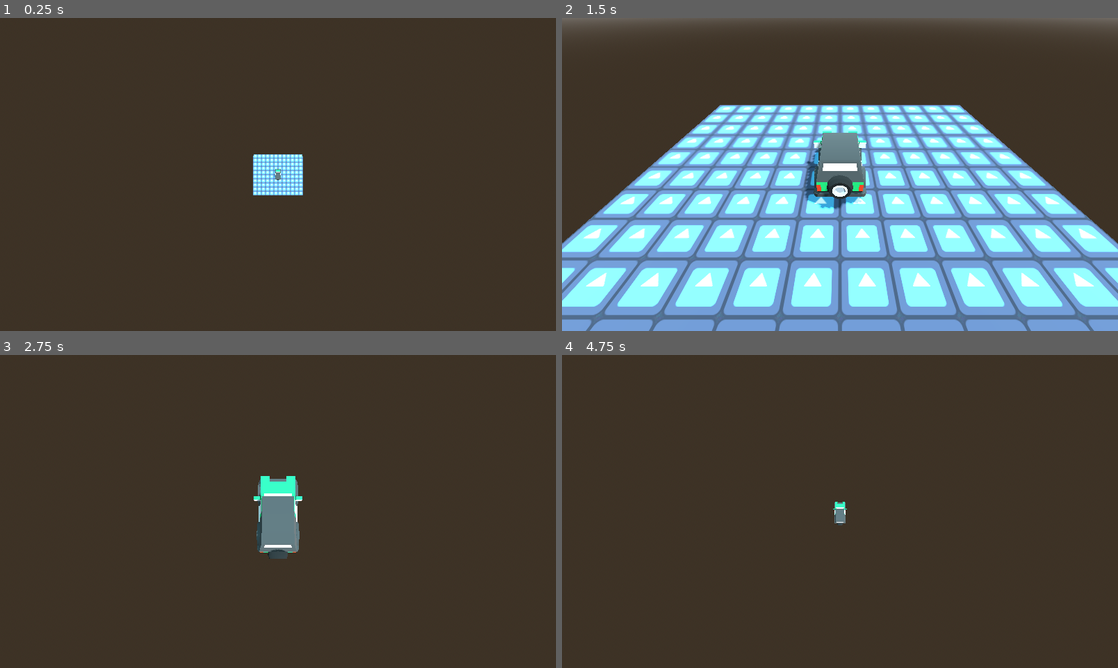
Above: before the commit, frames 1-4 (two rows, left to right).
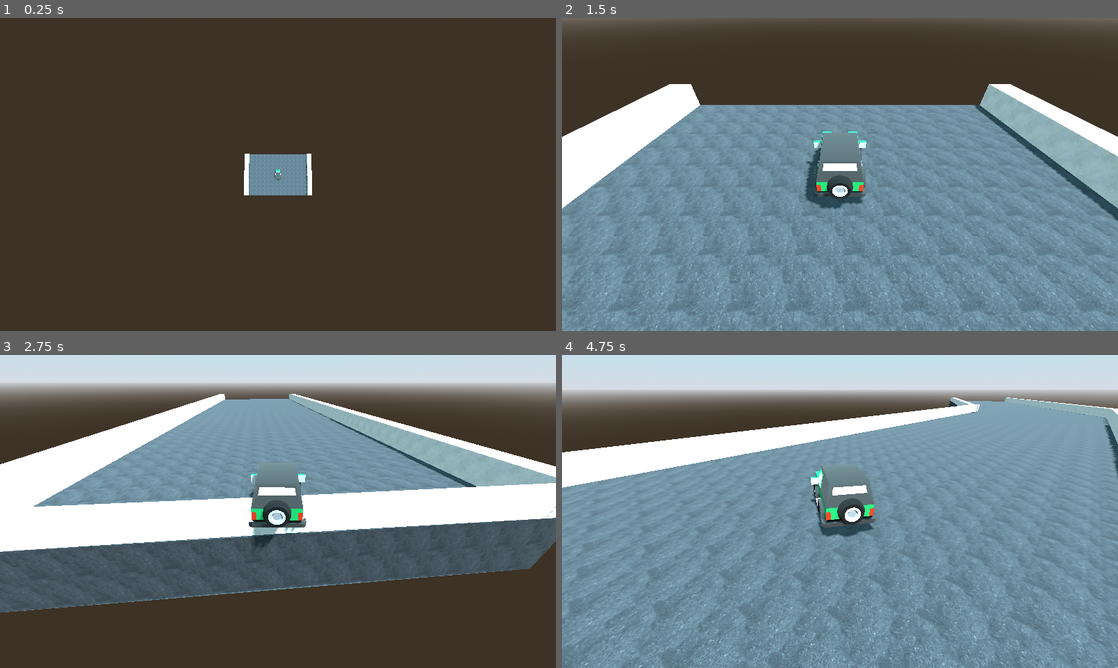
Above: after the commit, the same moments.

Repository: vachanbhogi/drive
Game: Godot game, scene res://world.tscn
Same seed, same stepped clock (60 frames per second), same inputs: the game is played once before the commit and once after it. The engine's default icon, where the game draws it, is replaced by a stand-in: a white triangle on a blue panel in a dark square.
Inputs:
- Up to frame 1 (0.25 s): no input
- Up to frame 2 (1.5 s): hold D (steer_right) 0.53-1.28 s; hold S (brake) from 1.28 s (still down)
- Up to frame 3 (2.75 s): release S (brake) at 2.03 s; hold D (steer_right) from 2.03 s (still down)
- Up to frame 4 (4.75 s): release D (steer_right) at 2.78 s; hold W (accelerate) 2.78-3.53 s; hold A (steer_left) from 3.53 s (still down)

The runs differ from the first frame. In frame 1, 1.6% of the frame differs, in the area x 43-57%, y 43-57%; in frame 2, 67%; in frame 3, 67%; in frame 4, 95%, in the area x 0-100%, y 0-100%.

Commit message:
improved road

Diff:
--- a/track.gd
+++ b/Track/track.gd
@@ -6,7 +6,7 @@
 
 func _ready():
 	add_child(timer)
-	timer.wait_time = 1.5
+	timer.wait_time = 1.75
 	timer.connect("timeout", Callable(self, "_on_Timer_timeout"))
 	timer.start()
 
--- /dev/null
+++ b/Track/track.tscn
@@ -0,0 +1,68 @@
+[gd_scene load_steps=6 format=3 uid="uid://o2sqn7rn6p28"]
+
+[ext_resource type="Script" path="res://Track/track.gd" id="1_axdhv"]
+[ext_resource type="Texture2D" uid="uid://bamplswrebe6s" path="res://assets/asphalt_road_3.jpg" id="2_6jju3"]
+[ext_resource type="Material" uid="uid://buh7sjy6kls2d" path="res://assets/pavement.tres" id="3_co62y"]
+
+[sub_resource type="Curve3D" id="Curve3D_5l4t4"]
+_data = {
+"points": PackedVector3Array(0, 0, 0, 0, 0, 0, 2.08165e-12, -2, -5, 0, 0, 0, 0, 0, 0, 2.08165e-12, -2, 5),
+"tilts": PackedFloat32Array(0, 0)
+}
+point_count = 2
+
+[sub_resource type="StandardMaterial3D" id="StandardMaterial3D_wsde5"]
+albedo_texture = ExtResource("2_6jju3")
+uv1_triplanar = true
+uv2_triplanar = true
+
+[node name="Track" type="Node"]
+
+[node name="Path" type="Path3D" parent="."]
+curve = SubResource("Curve3D_5l4t4")
+script = ExtResource("1_axdhv")
+
+[node name="CSGPolygon3D" type="CSGPolygon3D" parent="."]
+use_collision = true
+polygon = PackedVector2Array(-8, 2.08165e-12, 8, 2.08165e-12, 8, -2, -8, -2)
+mode = 2
+path_node = NodePath("../Path")
+path_interval_type = 0
+path_interval = 0.1
+path_simplify_angle = 0.0
+path_rotation = 2
+path_local = false
+path_continuous_u = true
+path_u_distance = 1.0
+path_joined = false
+material = SubResource("StandardMaterial3D_wsde5")
+
+[node name="Right" type="CSGPolygon3D" parent="."]
+use_collision = true
+polygon = PackedVector2Array(-8, 1, -7, 1, -7, 2.08165e-12, -8, 2.08165e-12)
+mode = 2
+path_node = NodePath("../Path")
+path_interval_type = 0
+path_interval = 0.1
+path_simplify_angle = 0.0
+path_rotation = 2
+path_local = false
+path_continuous_u = true
+path_u_distance = 1.0
+path_joined = false
+material = ExtResource("3_co62y")
+
+[node name="Left" type="CSGPolygon3D" parent="."]
+use_collision = true
+polygon = PackedVector2Array(7, 1, 8, 1, 8, 2.08165e-12, 7, 2.08165e-12)
+mode = 2
+path_node = NodePath("../Path")
+path_interval_type = 0
+path_interval = 0.1
+path_simplify_angle = 0.0
+path_rotation = 2
+path_local = false
+path_continuous_u = true
+path_u_distance = 1.0
+path_joined = false
+material = ExtResource("3_co62y")
--- /dev/null
+++ b/assets/pavement.tres
@@ -0,0 +1,8 @@
+[gd_resource type="StandardMaterial3D" load_steps=2 format=3 uid="uid://buh7sjy6kls2d"]
+
+[ext_resource type="Texture2D" uid="uid://u8cjfiadb6us" path="res://assets/pavement.jpg" id="1_lpmm0"]
+
+[resource]
+albedo_texture = ExtResource("1_lpmm0")
+uv1_triplanar = true
+uv2_triplanar = true
--- a/test.tscn
+++ b/test.tscn
@@ -1,6 +1,6 @@
 [gd_scene load_steps=10 format=3 uid="uid://cw80cmloja6fu"]
 
-[ext_resource type="Script" path="res://track.gd" id="1_f1m4q"]
+[ext_resource type="Script" path="res://Track/track.gd" id="1_f1m4q"]
 [ext_resource type="Material" uid="uid://dgmlthm7nc1l4" path="res://assets/test.tres" id="2_bmc56"]
 
 [sub_resource type="Curve3D" id="Curve3D_deueh"]
--- a/world.tscn
+++ b/world.tscn
@@ -1,9 +1,8 @@
-[gd_scene load_steps=9 format=3 uid="uid://bsha30slaswrl"]
+[gd_scene load_steps=7 format=3 uid="uid://bsha30slaswrl"]
 
+[ext_resource type="PackedScene" uid="uid://o2sqn7rn6p28" path="res://Track/track.tscn" id="1_rd37n"]
 [ext_resource type="PackedScene" uid="uid://cvh0fwg53wpus" path="res://player/player.tscn" id="1_wkfdp"]
 [ext_resource type="Script" path="res://player/Camera.gd" id="2_kikur"]
-[ext_resource type="Material" uid="uid://dgmlthm7nc1l4" path="res://assets/test.tres" id="3_8ra6c"]
-[ext_resource type="Script" path="res://track.gd" id="3_mwd38"]
 
 [sub_resource type="ProceduralSkyMaterial" id="ProceduralSkyMaterial_8n5j7"]
 sky_top_color = Color(0.4, 0.694118, 0.815686, 1)
@@ -18,20 +17,7 @@
 sky = SubResource("Sky_p522b")
 tonemap_mode = 2
 
-[sub_resource type="Curve3D" id="Curve3D_5l4t4"]
-_data = {
-"points": PackedVector3Array(0, 0, 0, 0, 0, 0, 2.08165e-12, -2, -5, 0, 0, 0, 0, 0, 0, 2.08165e-12, -2, 5),
-"tilts": PackedFloat32Array(0, 0)
-}
-point_count = 2
-
 [node name="World" type="Node3D"]
-
-[node name="Camera3D" type="Camera3D" parent="." node_paths=PackedStringArray("target")]
-transform = Transform3D(1, 0, 0, 0, 1, 0, 0, 0, 1, 2.08165e-12, 100, 2.08165e-12)
-script = ExtResource("2_kikur")
-offset = Vector3(2.08165e-12, 3, 5)
-target = NodePath("../Player/CarMesh")
 
 [node name="Affects" type="Node" parent="."]
 
@@ -42,24 +28,13 @@
 [node name="WorldEnvironment" type="WorldEnvironment" parent="Affects"]
 environment = SubResource("Environment_oobwl")
 
-[node name="Track" type="Path3D" parent="."]
-curve = SubResource("Curve3D_5l4t4")
-script = ExtResource("3_mwd38")
+[node name="Track" parent="." instance=ExtResource("1_rd37n")]
 
-[node name="CSGPolygon3D" type="CSGPolygon3D" parent="."]
-use_collision = true
-polygon = PackedVector2Array(-6, 2.08165e-12, 6, 2.08165e-12, 6, -2, -6, -2)
-mode = 2
-path_node = NodePath("../Track")
-path_interval_type = 0
-path_interval = 0.1
-path_simplify_angle = 0.0
-path_rotation = 2
-path_local = false
-path_continuous_u = true
-path_u_distance = 1.0
-path_joined = false
-material = ExtResource("3_8ra6c")
+[node name="Camera3D" type="Camera3D" parent="." node_paths=PackedStringArray("target")]
+transform = Transform3D(1, 0, 0, 0, 1, 0, 0, 0, 1, 2.08165e-12, 100, 2.08165e-12)
+script = ExtResource("2_kikur")
+offset = Vector3(2.08165e-12, 3, 5)
+target = NodePath("../Player/CarMesh")
 
 [node name="Player" parent="." instance=ExtResource("1_wkfdp")]
 metadata/_edit_group_ = true
Binary file added: assets/asphalt_road_3.jpg
Not shown, added: assets/asphalt_road_3.jpg.import
Binary file added: assets/pavement.jpg
Not shown, added: assets/pavement.jpg.import
Not shown, added: assets/pavement.rgb
